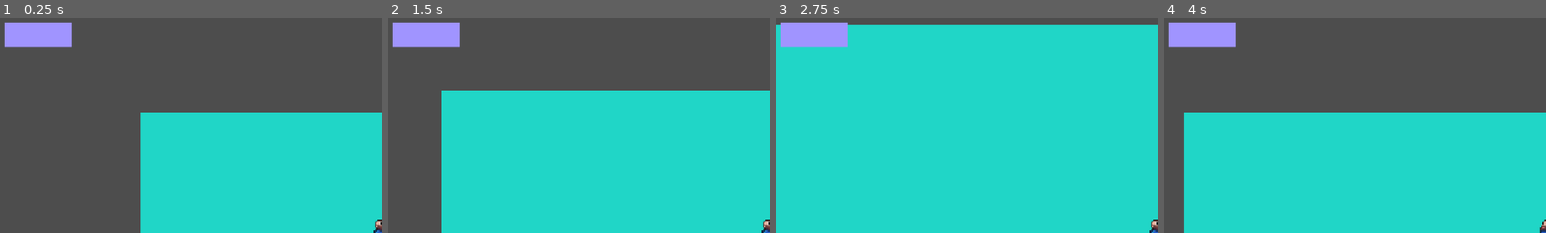
Above: before the commit, frames 1-4 (left to right).
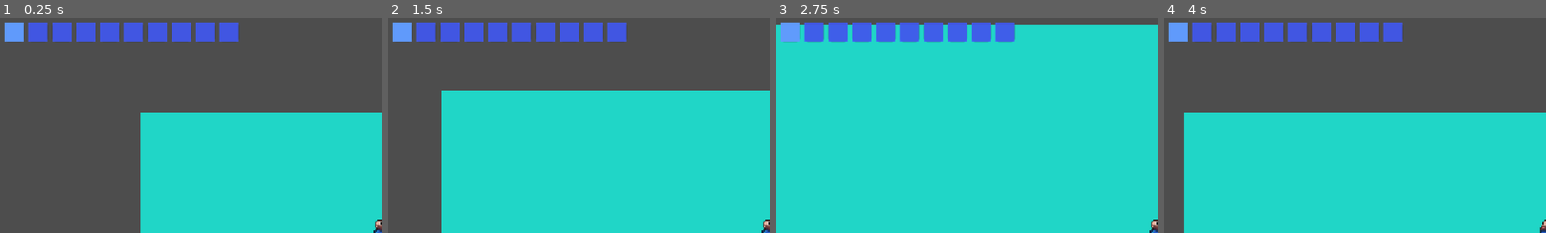
Above: after the commit, the same moments.

Repository: spsJakubSzydlowski/Evergrint
Game: Godot game, scene res://scenes/main.tscn
Same seed, same stepped clock (60 frames per second), same inputs: the game is played once before the commit and once after it.
Inputs (mouse positions are % of the whole screen's width and height, from its top left):
- Up to frame 1 (0.25 s): no input
- Up to frame 2 (1.5 s): tap Enter at 0.5 s; move the mouse to (72, 45) at 0.52 s; hold Right 0.53-1.28 s; tap A (a) at 0.6 s; click (72, 45) at 0.67 s; tap D (d) at 0.8, 1.35 s; move the mouse to (30, 55) at 1.27 s; hold Down from 1.28 s (still down); click (30, 55) at 1.42 s
- Up to frame 3 (2.75 s): tap S (s) at 1.55, 2.1 s; move the mouse to (60, 28) at 2.02 s; release Down at 2.03 s; hold Right from 2.03 s (still down); click (60, 28) at 2.17 s; tap W (w) at 2.3 s
- Up to frame 4 (4 s): move the mouse to (45, 70) at 2.77 s; release Right at 2.78 s; hold Up 2.78-3.53 s; tap W (w) at 2.85 s; click (45, 70) at 2.92 s; tap A (a) at 3.05, 3.6 s; move the mouse to (80, 65) at 3.52 s; hold Left from 3.53 s (still down); click (80, 65) at 3.67 s; tap D (d) at 3.8 s
The pictures show only the part of the screen within x 0-50%, y 0-50%; the shares and areas given below are measured in that part.

The runs differ from the first frame. In frame 1, 5.2% of the frame differs, in the area x 1-63%, y 2-14%; in frame 2, 5.2%; in frame 3, 5.2%; in frame 4, 5.2%.
Error before the commit: Invalid access to property or key 'slot_clicked' on a base object of type 'PanelContainer'. (res://scripts/inventory_canvas.gd:66)

Commit message:
Changed structure

Diff:
--- a/scenes/UI/inventory_slot.tscn
+++ b/scenes/UI/inventory_slot.tscn
@@ -1,43 +1,36 @@
-[gd_scene format=3 uid="uid://ccqufb7fkgrn7"]
+[gd_scene load_steps=2 format=3 uid="uid://ccqufb7fkgrn7"]
 
-[node name="Inventory" type="PanelContainer"]
+[ext_resource type="Script" uid="uid://disrtctq753n" path="res://scripts/inventory_slot.gd" id="1_et8er"]
 
-[node name="Hotbar" type="Control" parent="."]
+[node name="InventorySlot" type="PanelContainer"]
+custom_minimum_size = Vector2(16, 16)
+offset_right = 16.0
+offset_bottom = 16.0
+script = ExtResource("1_et8er")
+
+[node name="ColorRect" type="ColorRect" parent="."]
 layout_mode = 2
+mouse_filter = 2
+color = Color(0.266995, 0.36495802, 1.1020129, 0.8627451)
 
-[node name="HBoxContainer" type="HBoxContainer" parent="Hotbar"]
-layout_mode = 0
-offset_right = 20.0
-offset_bottom = 20.0
+[node name="SelectionRect" type="ColorRect" parent="."]
+visible = false
+layout_mode = 2
+mouse_filter = 2
+color = Color(0.39586788, 0.64437795, 1.199976, 0.8627451)
 
-[node name="Panel" type="Panel" parent="Hotbar/HBoxContainer"]
+[node name="Icon" type="TextureRect" parent="."]
 layout_mode = 2
-
-[node name="ColorRect" type="ColorRect" parent="Hotbar/HBoxContainer/Panel"]
-layout_mode = 0
-offset_right = 20.0
-offset_bottom = 20.0
-color = Color(0.6260695, 0.5793194, 1.1999876, 1)
-
-[node name="SelectionRect" type="ColorRect" parent="Hotbar/HBoxContainer/Panel"]
-visible = false
-layout_mode = 1
-anchors_preset = 15
-anchor_right = 1.0
-anchor_bottom = 1.0
-offset_right = 20.0
-grow_horizontal = 2
-grow_vertical = 2
-color = Color(0.49936515, 0.38780582, 1.123986, 1)
-
-[node name="Icon" type="TextureRect" parent="Hotbar/HBoxContainer/Panel"]
-layout_mode = 0
-offset_right = 20.0
-offset_bottom = 20.0
+mouse_filter = 2
 expand_mode = 1
 
-[node name="AmountLabel" type="Label" parent="Hotbar/HBoxContainer/Panel"]
-layout_mode = 0
-offset_right = 20.0
-offset_bottom = 9.0
-theme_override_font_sizes/font_size = 6
+[node name="MarginContainer" type="MarginContainer" parent="."]
+layout_mode = 2
+theme_override_constants/margin_left = 2
+
+[node name="AmountLabel" type="Label" parent="MarginContainer"]
+layout_mode = 2
+size_flags_vertical = 0
+theme_override_colors/font_outline_color = Color(0, 0, 0, 1)
+theme_override_constants/outline_size = 2
+theme_override_font_sizes/font_size = 8
